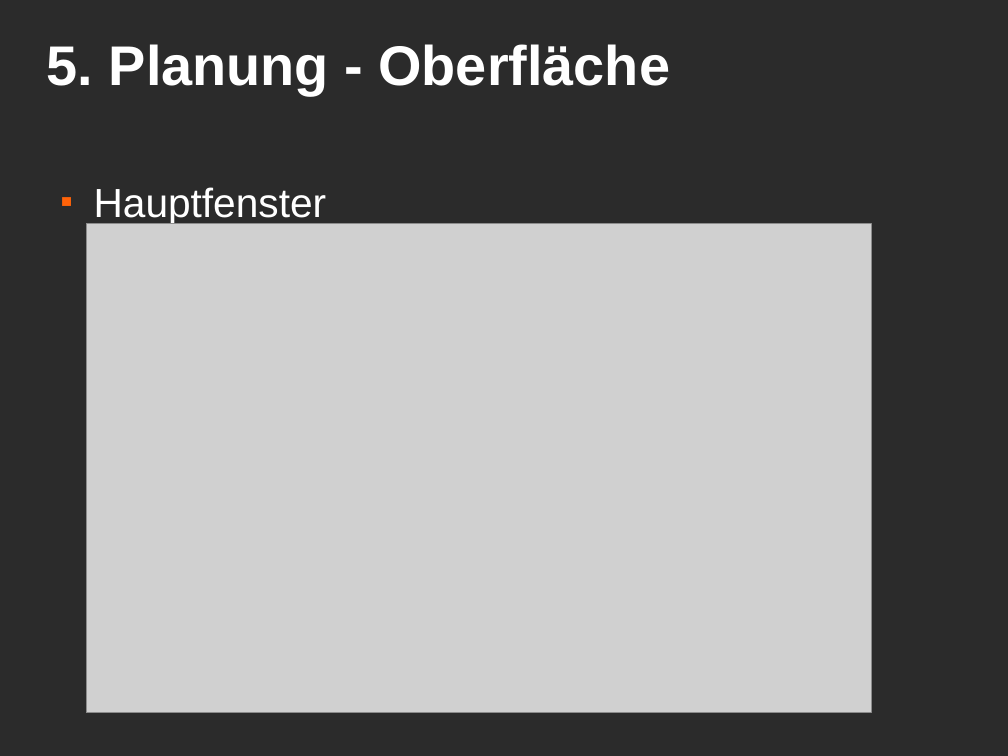
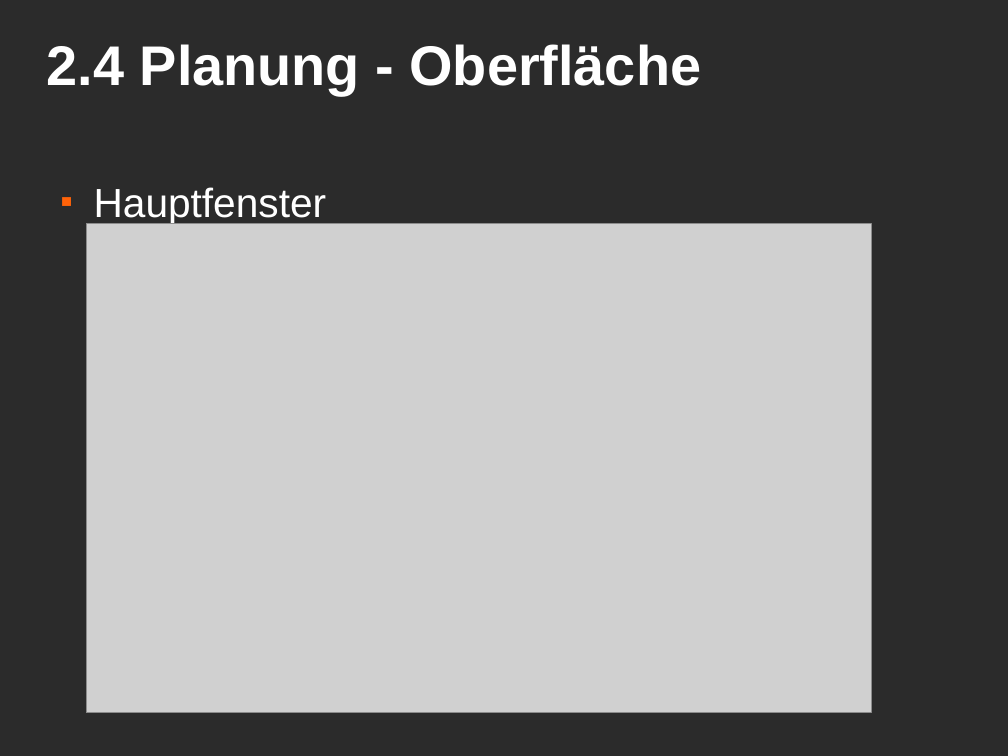
Before and after one commit to MacMuffin/Geldverleih, a slide deck: slide 8 of Geldverleih/geldverleih_präsi.odp. Drawn at 1008x756 pixels with LibreOffice and Linux fonts; fonts in the diff are those of the drawing; grey boxes stand for pictures; background and template pictures are left out; a plain dark background stands for a picture behind light text. Boxes give left, top, right and bottom in pixels: in the first picture for what was removed or moved away, otherwise in the second. Text is boxed around its words. In the diff, an @@ line names an element or a change of style, - is before the commit and + after.

```diff
--- a/Geldverleih/geldverleih_präsi.odp
+++ b/Geldverleih/geldverleih_präsi.odp
@@ title at bbox=[47, 44, 702, 95]: text changed @@
-5. Planung - Oberfläche
+2.4 Planung - Oberfläche
```
Also in this commit, not shown: 9 other slides changed, 9 other files.
